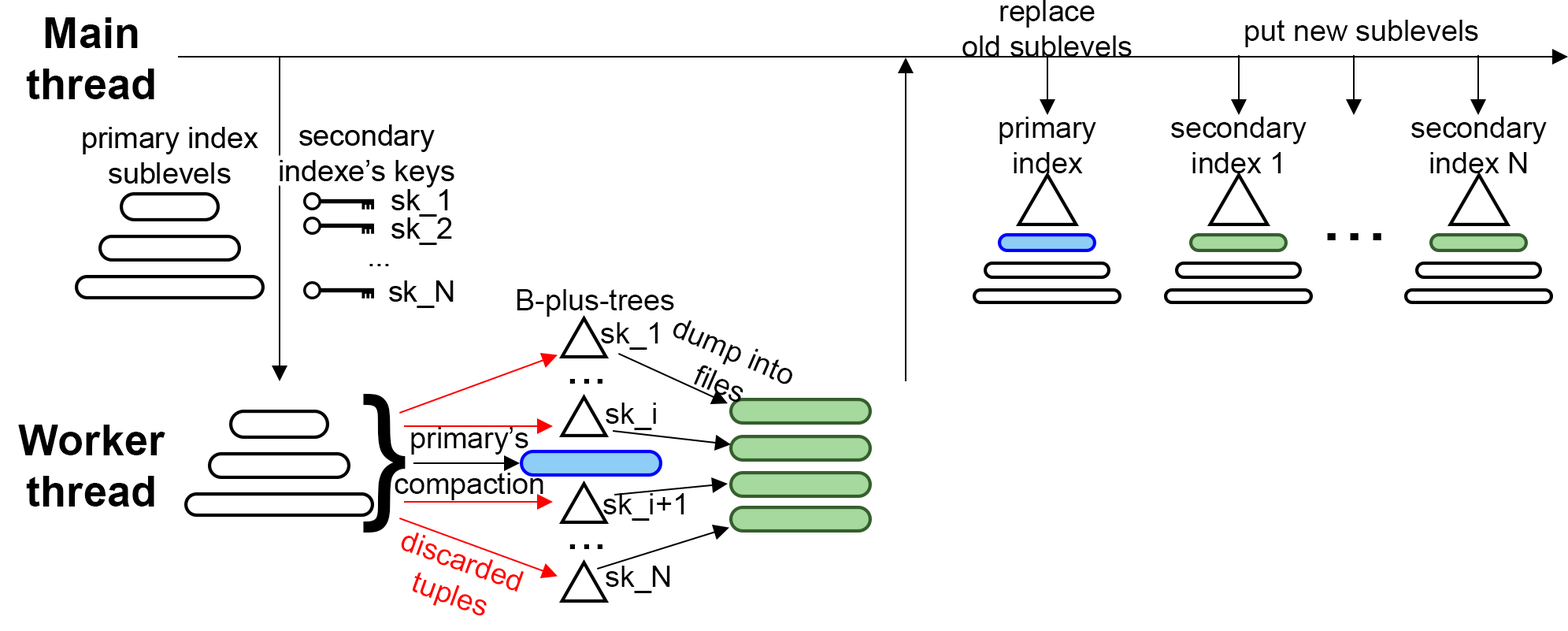
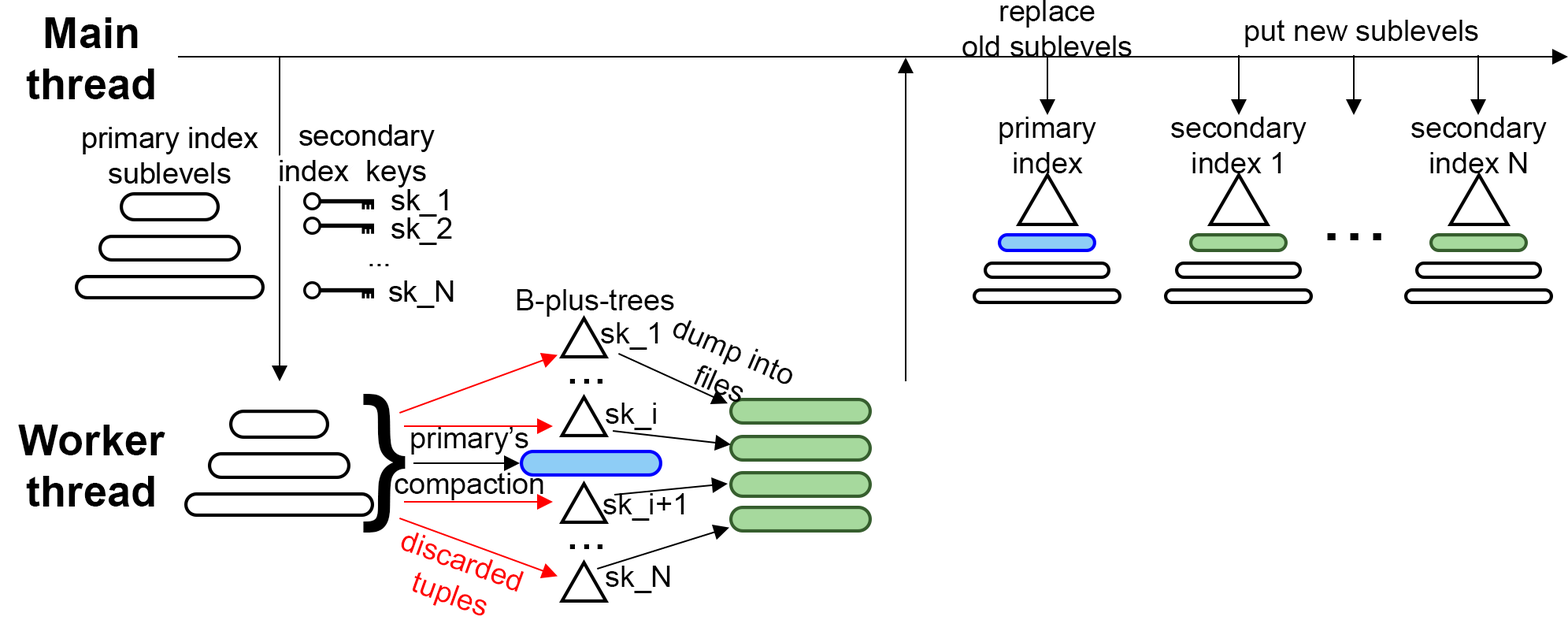
Layered file, before and after one edit (1568x631). Changes by layer:
painted on "Слой 1" over [left=348, top=159, right=455, bottom=188]
